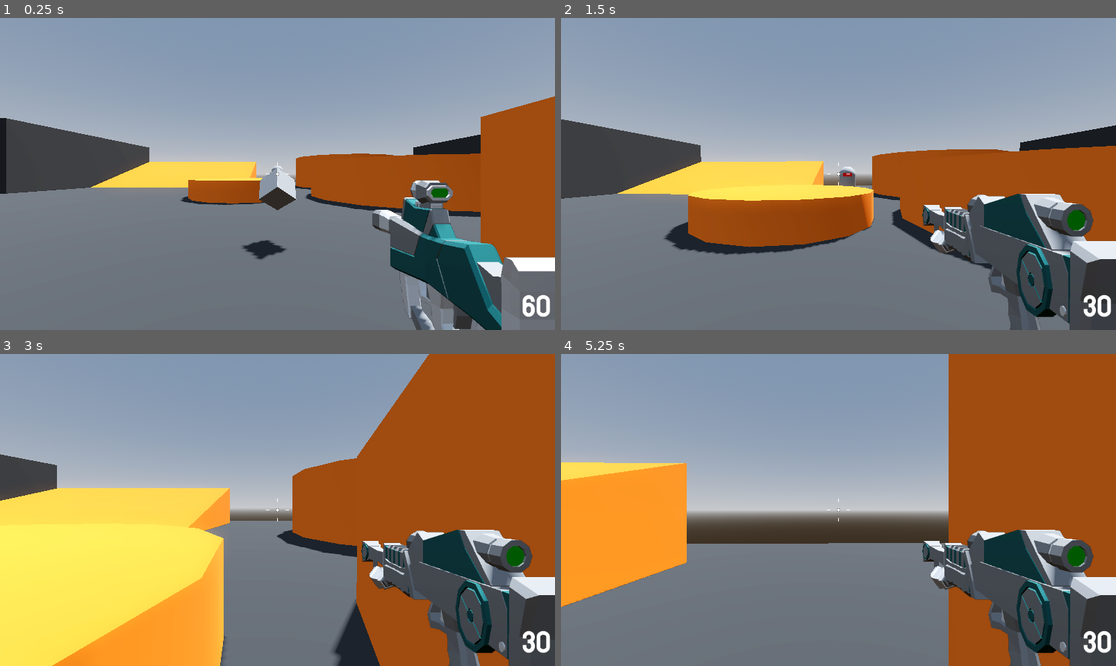
Above: before the commit, frames 1-4 (two rows, left to right).
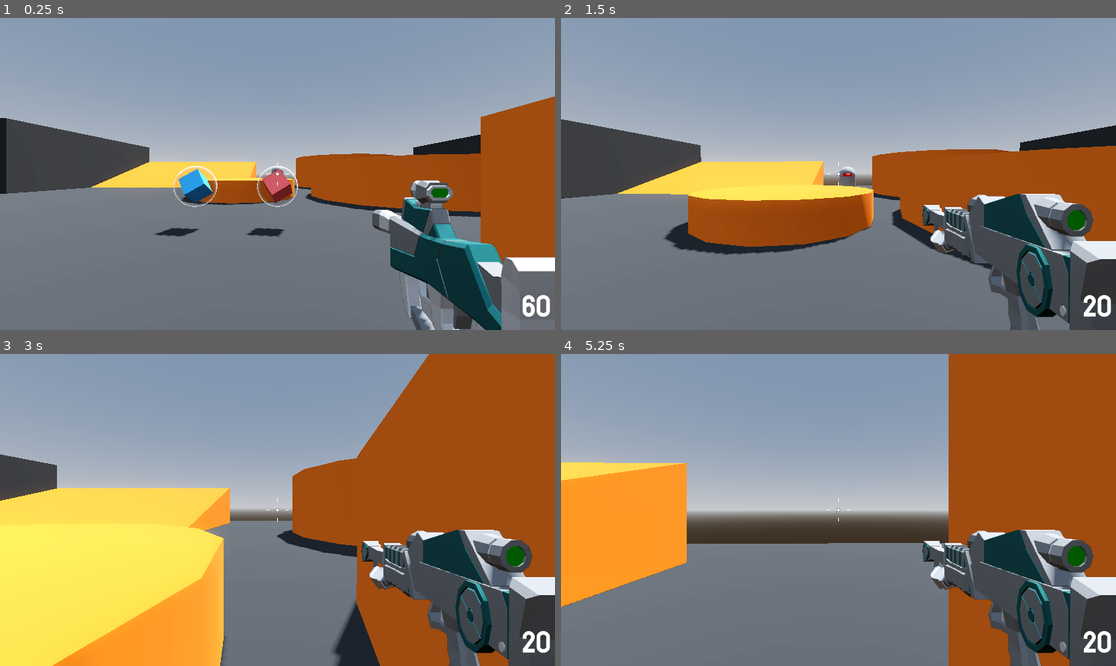
Above: after the commit, the same moments.

Repository: BlurryGames/RoboRampage
Game: Godot game, scene res://levels/sand_box.tscn
The game is run twice, just before and just after one commit, with the same random seed, the same clock (stepped at 60 frames per second) and the same inputs.
Inputs (mouse positions are in pixels of both pictures, inside the frame that each line leads up to):
- Up to frame 1 (0.25 s): no input
- Up to frame 2 (1.5 s): move the mouse to (866, 174) at 0.52 s; press the mouse at (866, 174) at 0.53 s; hold W (move_forward) from 0.53 s (still down); tap Space (jump) at 0.77 s; move the mouse to (810, 174) at 1.27 s; release the mouse at (810, 174) at 1.28 s; tap Mouse wheel down (last_weapon) at 1.35 s
- Up to frame 3 (3 s): keep holding W (move_forward); tap Space (jump) at 1.52 s; move the mouse to (288, 503) at 2.02 s; hold Mouse wheel up (next_weapon) 2.03-2.78 s; move the mouse to (271, 516) at 2.77 s; tap 1 (weapon_1) at 2.85 s
- Up to frame 4 (5.25 s): keep holding W (move_forward); tap Space (jump) at 3.02, 3.77, 4.52 s; move the mouse to (877, 513) at 3.52 s; hold 2 (weapon_2) 3.53-4.28 s; move the mouse to (794, 506) at 4.27 s; click (794, 506) at 4.35 s; move the mouse to (844, 510) at 5.02 s; hold Mouse wheel down (last_weapon) from 5.03 s (still down)

The runs differ from the first frame. In frame 1, 1.8% of the frame differs, in the area x 27-54%, y 47-78%; in frame 2, less than 0.1%; in frame 3, less than 0.1%; in frame 4, less than 0.1%.

Commit message:
Section4: Robo Rampage / Lesson27: Pickup Visuals and Shaders

Diff:
--- a/levels/sand_box.tscn
+++ b/levels/sand_box.tscn
@@ -1,10 +1,11 @@
-[gd_scene load_steps=10 format=3 uid="uid://cq67mdwkbq73b"]
+[gd_scene load_steps=11 format=3 uid="uid://cq67mdwkbq73b"]
 
 [ext_resource type="PackedScene" uid="uid://b86xs7k1u6yrc" path="res://player/player.tscn" id="1_2dw65"]
 [ext_resource type="Material" uid="uid://1lssg0qjvisn" path="res://levels/materials/gray_material.tres" id="1_pgvss"]
 [ext_resource type="Material" uid="uid://bdnlqfsqom2km" path="res://levels/materials/orange_material.tres" id="3_hxafd"]
 [ext_resource type="PackedScene" uid="uid://chluuyc70svg4" path="res://enemy/enemy.tscn" id="4_r6w74"]
-[ext_resource type="PackedScene" uid="uid://ddypunl6y3xm4" path="res://pickups/pickup.tscn" id="5_ckfmb"]
+[ext_resource type="PackedScene" uid="uid://vr3bo6sd2w3v" path="res://pickups/bullet_pickup.tscn" id="5_00yys"]
+[ext_resource type="PackedScene" uid="uid://cerunpuvfy2mb" path="res://pickups/small_bullet_pickup.tscn" id="6_u3kl6"]
 
 [sub_resource type="ProceduralSkyMaterial" id="ProceduralSkyMaterial_3ogje"]
 sky_horizon_color = Color(0.64625, 0.65575, 0.67075, 1)
@@ -316,5 +317,16 @@
 [node name="Enemy" parent="." instance=ExtResource("4_r6w74")]
 transform = Transform3D(1, 0, 0, 0, 1, 0, 0, 0, 1, 0, 1, -17)
 
-[node name="Pickup" parent="." instance=ExtResource("5_ckfmb")]
-transform = Transform3D(1, 0, 0, 0, 1, 0, 0, 0, 1, 0, 1, -4)
+[node name="Pickups" type="Node3D" parent="."]
+
+[node name="BulletPickup" parent="Pickups" instance=ExtResource("5_00yys")]
+transform = Transform3D(1, 0, 0, 0, 1, 0, 0, 0, 1, 0, 1, -5)
+
+[node name="SmallBulletPickup" parent="Pickups" instance=ExtResource("6_u3kl6")]
+transform = Transform3D(1, 0, 0, 0, 1, 0, 0, 0, 1, -2, 1, -5)
+
+[node name="BulletPickup2" parent="Pickups" instance=ExtResource("5_00yys")]
+transform = Transform3D(1, 0, 0, 0, 1, 0, 0, 0, 1, 0, 1, 6)
+
+[node name="SmallBulletPickup2" parent="Pickups" instance=ExtResource("6_u3kl6")]
+transform = Transform3D(1, 0, 0, 0, 1, 0, 0, 0, 1, -2, 1, 6)
--- /dev/null
+++ b/pickups/bullet_pickup.tscn
@@ -0,0 +1,13 @@
+[gd_scene load_steps=3 format=3 uid="uid://vr3bo6sd2w3v"]
+
+[ext_resource type="PackedScene" uid="uid://ddypunl6y3xm4" path="res://pickups/pickup.tscn" id="1_yf1a1"]
+
+[sub_resource type="StandardMaterial3D" id="StandardMaterial3D_tx3jy"]
+albedo_color = Color(1, 0.411765, 0.407843, 1)
+
+[node name="BulletPickup" instance=ExtResource("1_yf1a1")]
+amount = 10
+
+[node name="AmmoMesh" parent="." index="0"]
+transform = Transform3D(0.707107, -0.707107, 0, 0.5, 0.5, -0.707107, 0.5, 0.5, 0.707107, 0, 0, 0)
+material_override = SubResource("StandardMaterial3D_tx3jy")
--- /dev/null
+++ b/pickups/fresnel_aura.tres
@@ -0,0 +1,30 @@
+[gd_resource type="VisualShader" load_steps=2 format=3 uid="uid://dsbm4lswyfedg"]
+
+[sub_resource type="VisualShaderNodeFresnel" id="VisualShaderNodeFresnel_m6qth"]
+default_input_values = [2, false, 3, 2.0]
+
+[resource]
+code = "shader_type spatial;
+render_mode blend_mix, depth_draw_opaque, cull_back, diffuse_lambert, specular_schlick_ggx;
+
+
+
+
+void fragment() {
+// Fresnel:2
+	float n_in2p3 = 2.00000;
+	float n_out2p0 = pow(1.0 - clamp(dot(NORMAL, VIEW), 0.0, 1.0), n_in2p3);
+
+
+// Output:0
+	ALBEDO = vec3(n_out2p0);
+	ALPHA = n_out2p0;
+	EMISSION = vec3(n_out2p0);
+
+
+}
+"
+graph_offset = Vector2(-323.289, 62.6129)
+nodes/fragment/2/node = SubResource("VisualShaderNodeFresnel_m6qth")
+nodes/fragment/2/position = Vector2(120, 160)
+nodes/fragment/connections = PackedInt32Array(2, 0, 0, 1, 2, 0, 0, 0, 2, 0, 0, 5)
--- a/pickups/pickup.tscn
+++ b/pickups/pickup.tscn
@@ -1,12 +1,56 @@
-[gd_scene load_steps=4 format=3 uid="uid://ddypunl6y3xm4"]
+[gd_scene load_steps=10 format=3 uid="uid://ddypunl6y3xm4"]
 
 [ext_resource type="Script" path="res://pickups/pickup.gd" id="1_pgu74"]
+[ext_resource type="Shader" uid="uid://dsbm4lswyfedg" path="res://pickups/fresnel_aura.tres" id="2_lgbag"]
 
 [sub_resource type="BoxMesh" id="BoxMesh_tp7sr"]
 size = Vector3(0.5, 0.5, 0.5)
 
 [sub_resource type="SphereShape3D" id="SphereShape3D_x5pu8"]
 radius = 1.0
+
+[sub_resource type="Animation" id="Animation_674wt"]
+resource_name = "idle"
+loop_mode = 1
+tracks/0/type = "value"
+tracks/0/imported = false
+tracks/0/enabled = true
+tracks/0/path = NodePath("AmmoMesh:rotation")
+tracks/0/interp = 1
+tracks/0/loop_wrap = true
+tracks/0/keys = {
+"times": PackedFloat32Array(0, 1),
+"transitions": PackedFloat32Array(-2, -2),
+"update": 0,
+"values": [Vector3(0.785398, 0, 0.785398), Vector3(0.785398, 6.28319, 0.785398)]
+}
+
+[sub_resource type="Animation" id="Animation_mfxhe"]
+length = 0.001
+tracks/0/type = "value"
+tracks/0/imported = false
+tracks/0/enabled = true
+tracks/0/path = NodePath("AmmoMesh:rotation")
+tracks/0/interp = 1
+tracks/0/loop_wrap = true
+tracks/0/keys = {
+"times": PackedFloat32Array(0),
+"transitions": PackedFloat32Array(1),
+"update": 0,
+"values": [Vector3(0.785398, 0, 0.785398)]
+}
+
+[sub_resource type="AnimationLibrary" id="AnimationLibrary_huy8e"]
+_data = {
+"RESET": SubResource("Animation_mfxhe"),
+"idle": SubResource("Animation_674wt")
+}
+
+[sub_resource type="ShaderMaterial" id="ShaderMaterial_otiv6"]
+render_priority = 0
+shader = ExtResource("2_lgbag")
+
+[sub_resource type="SphereMesh" id="SphereMesh_d5m4h"]
 
 [node name="Pickup" type="Area3D"]
 script = ExtResource("1_pgu74")
@@ -18,4 +62,14 @@
 [node name="CollisionShape3D" type="CollisionShape3D" parent="."]
 shape = SubResource("SphereShape3D_x5pu8")
 
+[node name="AnimationPlayer" type="AnimationPlayer" parent="."]
+libraries = {
+"": SubResource("AnimationLibrary_huy8e")
+}
+autoplay = "idle"
+
+[node name="FresnelAura" type="MeshInstance3D" parent="."]
+material_override = SubResource("ShaderMaterial_otiv6")
+mesh = SubResource("SphereMesh_d5m4h")
+
 [connection signal="body_entered" from="." to="." method="_on_body_entered"]
--- /dev/null
+++ b/pickups/small_bullet_pickup.tscn
@@ -0,0 +1,14 @@
+[gd_scene load_steps=3 format=3 uid="uid://cerunpuvfy2mb"]
+
+[ext_resource type="PackedScene" uid="uid://ddypunl6y3xm4" path="res://pickups/pickup.tscn" id="1_0janb"]
+
+[sub_resource type="StandardMaterial3D" id="StandardMaterial3D_lxh40"]
+albedo_color = Color(0.231373, 0.662745, 1, 1)
+
+[node name="SmallBulletPickup" instance=ExtResource("1_0janb")]
+amount = 60
+ammo_type = 1
+
+[node name="AmmoMesh" parent="." index="0"]
+transform = Transform3D(0.707107, -0.707107, 0, 0.5, 0.5, -0.707107, 0.5, 0.5, 0.707107, 0, 0, 0)
+material_override = SubResource("StandardMaterial3D_lxh40")
--- a/project.godot
+++ b/project.godot
@@ -21,6 +21,7 @@
 "res://assets/": "purple",
 "res://enemy/": "orange",
 "res://levels/": "green",
+"res://pickups/": "teal",
 "res://player/": "yellow",
 "res://weapons/": "pink"
 }
